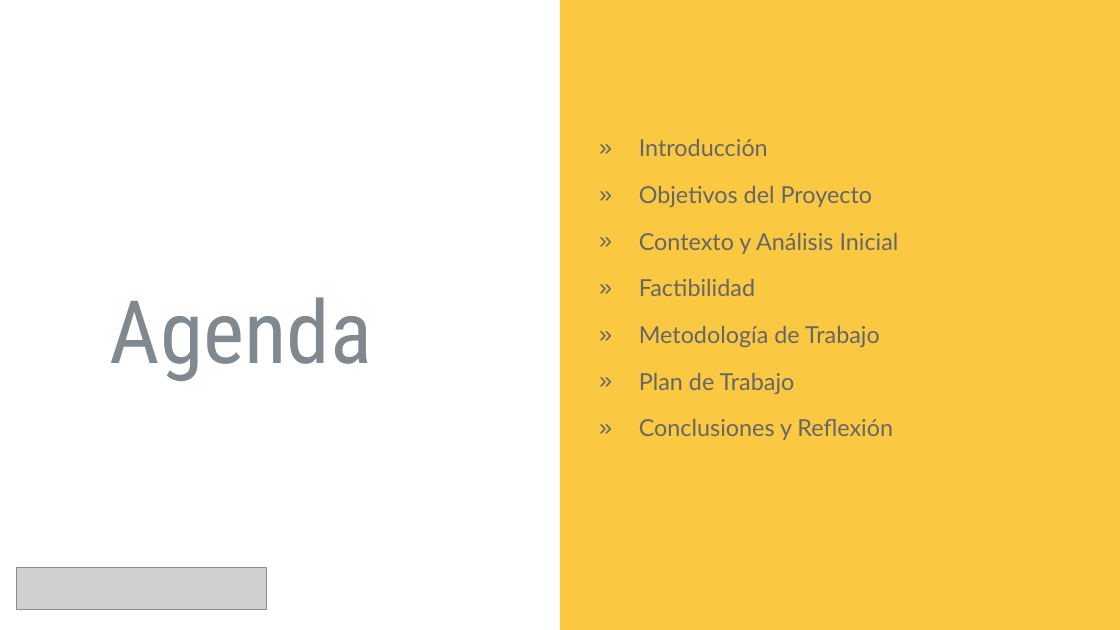
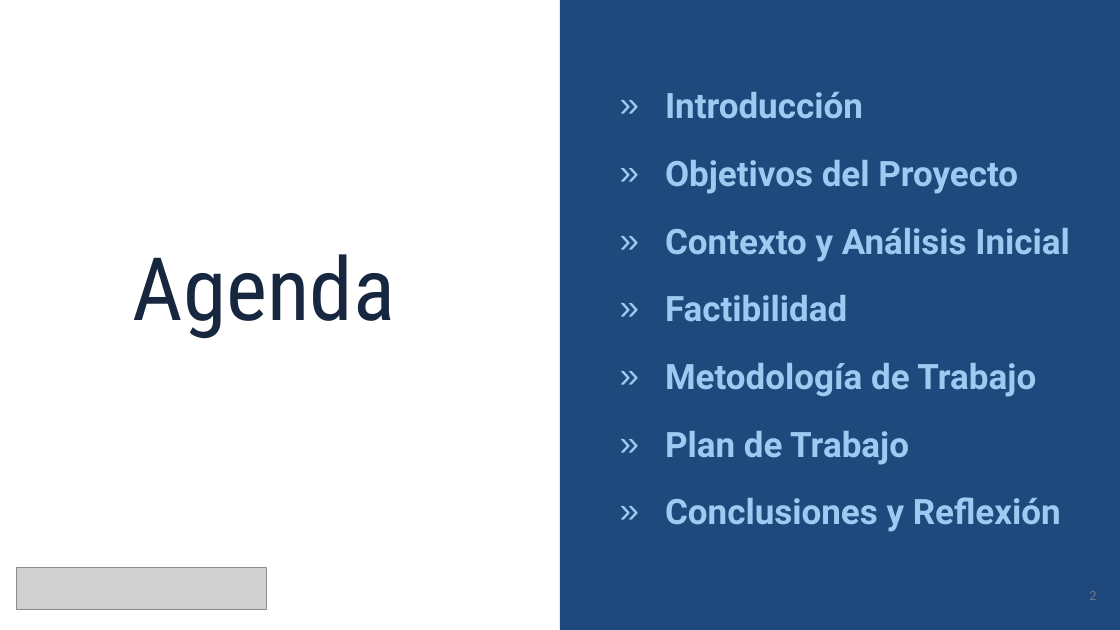
Before and after one commit to JoselynPinoDiaz/SB_Mallen_002D_RPA, a slide deck: slide 2 of Fase 1/Evidencias Grupales/Presentación Proyecto 01.pptx. Drawn at 1120x630 pixels with LibreOffice and Linux fonts; fonts in the diff are those of the drawing; grey boxes stand for pictures. Boxes give left, top, right and bottom in pixels: in the first picture for what was removed or moved away, otherwise in the second. Text is boxed around its words. In the diff, an @@ line names an element or a change of style, - is before the commit and + after.

```diff
--- a/Fase 1/Evidencias Grupales/Presentación Proyecto 01.pptx
+++ b/Fase 1/Evidencias Grupales/Presentación Proyecto 01.pptx
@@ rectangle at [560,0,1120,630]: fill #FBC842 to #1F497D @@
@@ text "Introducción": place and size @@
-text "Introducción" at [639,139,899,440]
+text "Introducción" at [665,92,1070,532]
@@ text "Introducción" at [665,92,1070,532]: size 20 to 30 pt, font Lato to Roboto, text colour #666666 to #9ECAF2, bold on; indent changed; bullet colour #666666 to #9ECAF2 @@
@@ title "Agenda": place and size @@
-title "Agenda" at [110,297,372,381]
+title "Agenda" at [133,254,395,339]
@@ title "Agenda" at [133,254,395,339]: text colour #818990 to #172740 @@
@@ page number added at [1089,591,1096,600], 12 pt, text #6C7A8A @@
+2
```
Also in this commit, not shown: 18 other slides changed.
